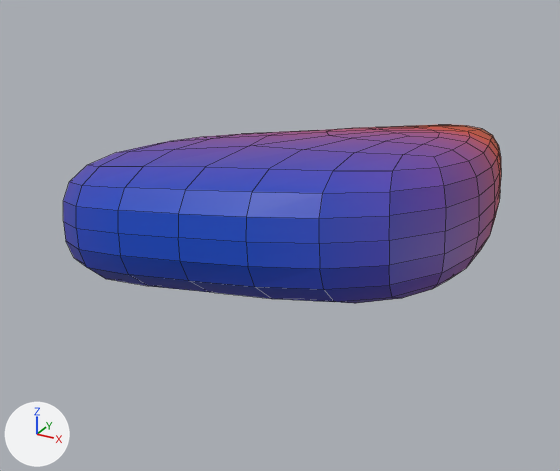
Renders of the Blender file Assets/Models/Yelleow candy.blend from each side of a commit.
Rendered twice from a 50 mm camera at (1.32, -3.31, 1.61) aimed at (-0.51, 0.01, -0.05). Every picture has the same lights, and +X, +Y and +Z are marked at lower left. Mesh edges are drawn as thin lines.
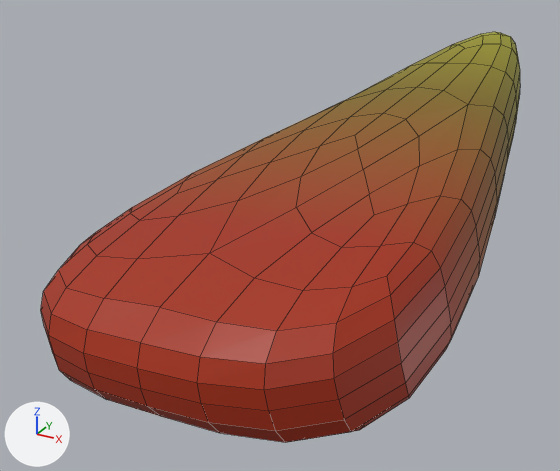
Commit message: yelleow candy done

The change, as a list of edits to the scene's bpy script:
```text
Change mat_material_004:
    where n5 = _N.new('ShaderNodeValToRGB'); n5.name = 'ColorRamp'
    remove n5.color_ramp.elements[0].position = 0.0; n5.color_ramp.elements[0].color = (0.0, 0.0592, 0.533, 1.0)
    remove _e = n5.color_ramp.elements.new(0.42); _e.color = (0.75, 0.0466, 0.0, 1.0)
    remove _e = n5.color_ramp.elements.new(0.736); _e.color = (0.382, 0.0815, 0.0, 1.0)
    add n5.color_ramp.elements[0].position = 0.141; n5.color_ramp.elements[0].color = (0.382, 0.0262, 0.0031, 1.0)
    add _e = n5.color_ramp.elements.new(0.484); _e.color = (0.226, 0.153, 0.0, 1.0)
    add _e = n5.color_ramp.elements.new(1.0); _e.color = (0.471, 0.533, 0.0, 1.0)
Change me_circle:
    where me_circle.from_pydata(...)  # 18 vertices, 20 faces; spans x -0.87..0.87, y -0.5..1.0, z 0.0..0.59
    used by ob_circle; location = (0.0, 0.0, 0.0); rotation_euler = (-0.224, -0.13, 0.0515), in degrees (-13, -7.4, 3); scale = (1.1, 3.32, 1.0)
    me_circle part 1
    me_circle.vertices[0].co: (0.0, 1.0, 0.0) -> (0.09, 0.98, -0.39)
    me_circle.vertices[1].co: (-0.87, -0.5, 0.0) -> (-0.94, -0.49, 0.14)
    me_circle.vertices[3].co: (0.0, 1.0, 0.59) -> (0.15, 1.01, 0.57)
    me_circle.vertices[4].co: (-0.87, -0.5, 0.59) -> (-0.92, -0.48, 0.73)
    me_circle.vertices[5].co: (0.87, -0.5, 0.59) -> (0.81, -0.51, 0.66)
    me_circle.vertices[7].co: (0.0, -0.5, 0.0) -> (-0.07, -0.5, 0.1)
    me_circle.vertices[8].co: (0.43, 0.25, 0.0) -> (0.45, 0.24, -0.07)
    me_circle.vertices[9].co: (-0.43, 0.25, 0.59) -> (-0.39, 0.26, 0.56)
    me_circle.vertices[10].co: (0.0, -0.5, 0.59) -> (-0.05, -0.49, 0.69)
    me_circle.vertices[11].co: (0.43, 0.25, 0.59) -> (0.47, 0.25, 0.52)
    me_circle.vertices[12].co: (0.0, 1.0, 0.3) -> (0.12, 1.0, 0.09)
    me_circle.vertices[13].co: (0.87, -0.5, 0.3) -> (0.8, -0.51, 0.37)
    me_circle.vertices[14].co: (-0.87, -0.5, 0.3) -> (-0.93, -0.49, 0.43)
    me_circle.vertices[16].co: (0.0, -0.5, 0.3) -> (-0.06, -0.5, 0.4)
    me_circle.vertices[17].co: (0.43, 0.25, 0.3) -> (0.46, 0.24, 0.23)
Change ob_circle:
    ob_circle.rotation_euler: (-0.224, -0.13, 0.0515) -> (0.135, -0.14, 0.00276)  # degrees (-13, -7.4, 3) -> degrees (7.7, -8, 0.2)
```

Boxes (x1, y1, x2, y2) around the edits, measured in the pictures (560 x 471 px):
'Circle', recoloured, reshaped, turned: before (63, 125, 501, 303); after (41, 32, 520, 443)
